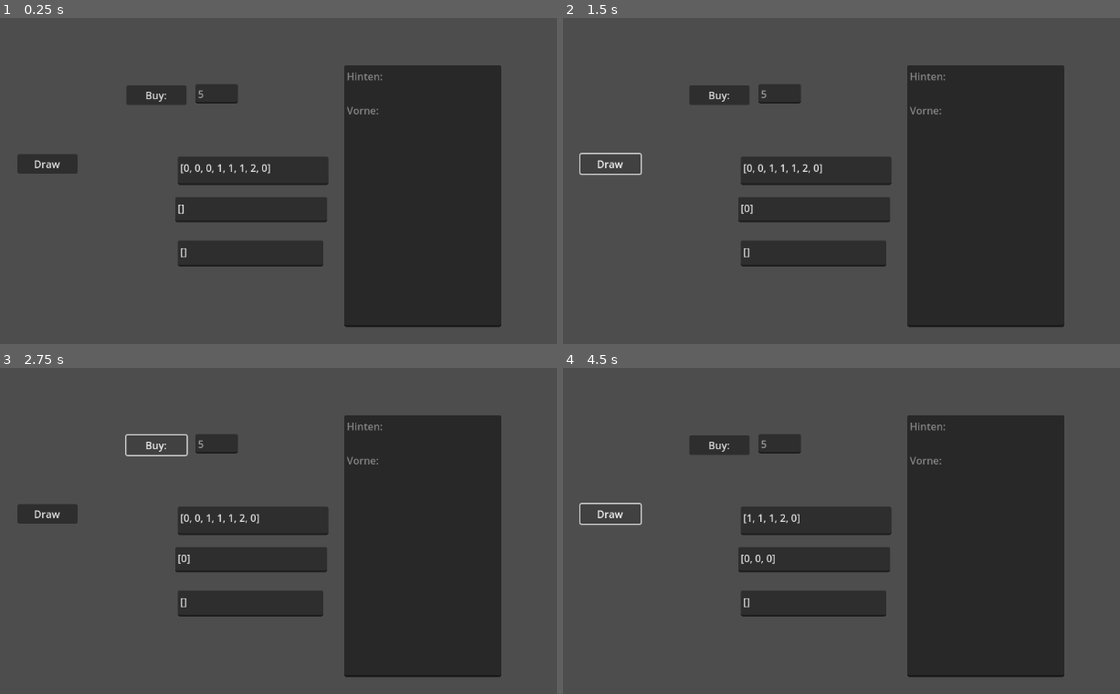
Above: before the commit, frames 1-4 (two rows, left to right).
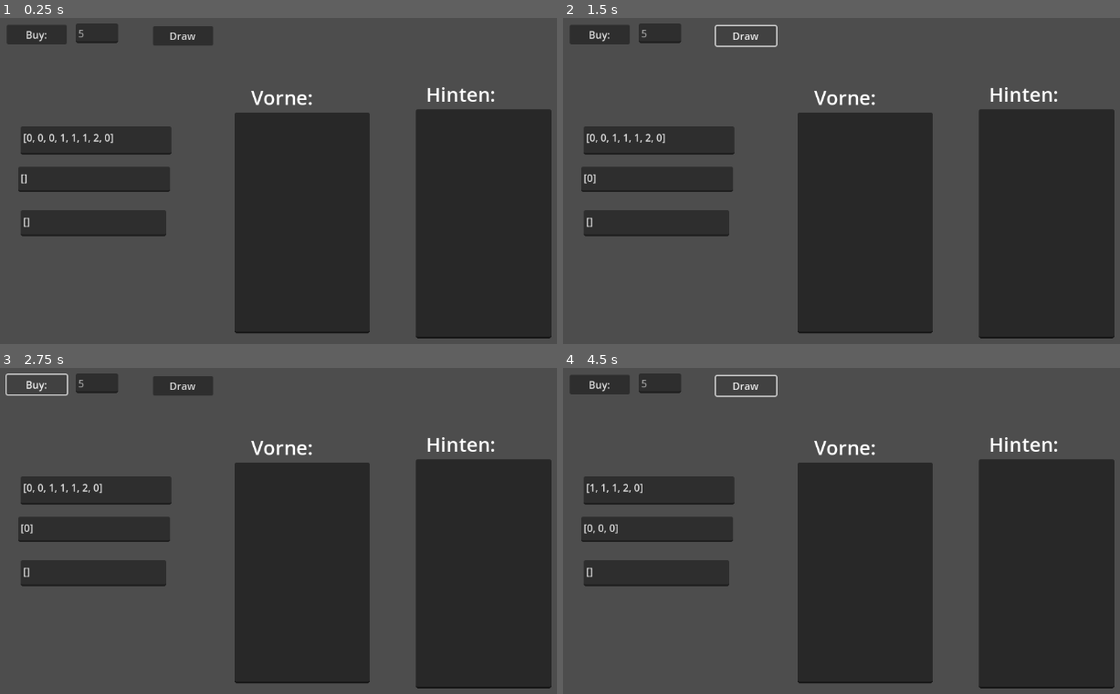
Above: after the commit, the same moments.

Repository: AdminL3/El-Dorado-Assistent
Game: Godot game, scene res://scenes/game.tscn
The game is run twice, just before and just after one commit, with the same random seed, the same clock (stepped at 60 frames per second) and the same inputs.
Inputs:
- Up to frame 1 (0.25 s): no input
- Up to frame 2 (1.5 s): click "Buy:" at 0.5 s; click "Draw" at 1.25 s
- Up to frame 3 (2.75 s): click "Buy:" at 2 s
- Up to frame 4 (4.5 s): click "Draw" at 2.75 s; click "Buy:" at 3.5 s; click "Draw" at 4.25 s

The runs differ from the first frame. In frame 1, 37% of the frame differs, in the area x 1-100%, y 1-99%; in frame 2, 37%; in frame 3, 37%; in frame 4, 37%.

Commit message:
cleaned up: dislplay now 2 boxes that show store

Diff:
--- a/scenes/game.tscn
+++ b/scenes/game.tscn
@@ -9,51 +9,74 @@
 anchor_mode = 0
 enabled = false
 
-[node name="Display" type="TextEdit" parent="."]
-offset_left = 571.0
-offset_top = 108.0
-offset_right = 819.0
-offset_bottom = 523.0
+[node name="Label" type="Label" parent="."]
+offset_left = 424.0
+offset_top = 137.0
+offset_right = 549.0
+offset_bottom = 181.0
+theme_override_font_sizes/font_size = 31
+text = "Vorne:"
+
+[node name="Vorne" type="TextEdit" parent="."]
+offset_left = 398.0
+offset_top = 183.0
+offset_right = 611.0
+offset_bottom = 533.0
+editable = false
+
+[node name="Label2" type="Label" parent="."]
+offset_left = 700.0
+offset_top = 132.0
+offset_right = 825.0
+offset_bottom = 176.0
+theme_override_font_sizes/font_size = 31
+text = "Hinten:"
+
+[node name="Hinten" type="TextEdit" parent="."]
+offset_left = 684.0
+offset_top = 178.0
+offset_right = 898.0
+offset_bottom = 541.0
 editable = false
 
 [node name="line" type="LineEdit" parent="."]
-offset_left = 336.0
-offset_top = 138.0
-offset_right = 403.063
-offset_bottom = 169.0
+offset_left = 147.0
+offset_top = 42.0
+offset_right = 214.063
+offset_bottom = 73.0
 placeholder_text = "5"
 
 [node name="Buy" type="Button" parent="."]
-offset_left = 227.0
-offset_top = 140.0
-offset_right = 322.0
-offset_bottom = 171.0
+offset_left = 38.0
+offset_top = 44.0
+offset_right = 133.0
+offset_bottom = 75.0
 text = "Buy:"
 
 [node name="Draw" type="Button" parent="."]
-offset_left = 55.0
-offset_top = 249.0
-offset_right = 150.0
-offset_bottom = 280.0
+offset_left = 269.0
+offset_top = 46.0
+offset_right = 364.0
+offset_bottom = 77.0
 text = "Draw"
 
 [node name="New" type="TextEdit" parent="."]
-offset_left = 308.0
-offset_top = 253.0
-offset_right = 546.0
-offset_bottom = 298.0
+offset_left = 60.0
+offset_top = 205.0
+offset_right = 298.0
+offset_bottom = 250.0
 
 [node name="Hand" type="TextEdit" parent="."]
-offset_left = 304.0
-offset_top = 317.0
-offset_right = 544.0
-offset_bottom = 357.0
+offset_left = 56.0
+offset_top = 269.0
+offset_right = 296.0
+offset_bottom = 309.0
 
 [node name="Old" type="TextEdit" parent="."]
-offset_left = 308.0
-offset_top = 386.0
-offset_right = 538.0
-offset_bottom = 427.0
+offset_left = 60.0
+offset_top = 338.0
+offset_right = 290.0
+offset_bottom = 379.0
 
 [connection signal="pressed" from="Buy" to="." method="_on_buycard_0_pressed"]
 [connection signal="pressed" from="Draw" to="." method="draw"]
--- a/scripts/manager.gd
+++ b/scripts/manager.gd
@@ -274,17 +274,21 @@
 @onready var newbox = $New
 @onready var handbox = $Hand
 @onready var oldbox = $Old
-@onready var display = $Display
-
+
+@onready var vornebox = $Vorne
+@onready var hintenbox = $Hinten
+
+var text
 func _update_text():
-	var text = "Hinten: \n"
+	text = ""
 	for i in hinten:
 		text = text + str(cards[i]) + ": "+ str(store[i]) + "\n"
-	text = text + "\nVorne: \n"
+	hintenbox.text = text
+
+	text = ""
 	for i in vorne:
 		text = text + str(cards[i]) + ": "+ str(store[i]) + "\n"
-	display.text = text
-
+	vornebox.text = text
 
 
 	handbox.text = str(hand)
